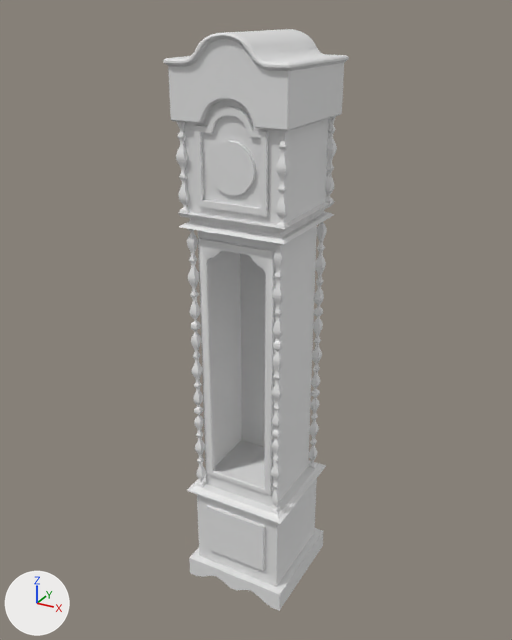
The FBX model _ART/Models/LivingRoom/SM_GrandfatherClock.fbx: old version first, new version second.
The view is the same before and after, from a camera (50 mm lens) standing at (1.2, -2.2, 2.27) and looking at (-0.02, 0.02, 1.16). The axes (+X, +Y, +Z) are drawn at lower left. The lights are the same throughout. Where no turn or scale is listed for an object, it has been applied to the vertices. Vertices at the same position are counted once.

In view in the first picture: 'SM_GrandFatherClock'.
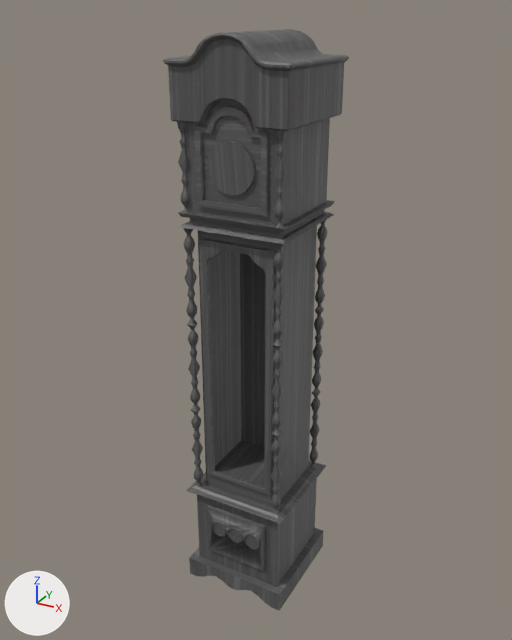
The change, as JSON lines over the scene's bpy script:
```json
{"op": "add", "block": "img_t_finewood_d_jpg", "code": ["img_t_finewood_d_jpg = load_image('T_FineWood_D.jpg', '../../Textures/T_FineWood/T_FineWood_D.png', 2048, 2048, 'sRGB')"]}
{"op": "add", "block": "mat_wood", "code": ["mat_wood = principled_material('Wood')", "mat_wood.texture = img_t_finewood_d_jpg"]}
{"block": "me_cube_001", "where": "# used by ob_sm_grandfatherclock; location = (0.0, -0.006, 1.248)"}
{"op": "remove", "block": "me_cube_001", "code": "me_cube_001.from_pydata(...)  # 21098 vertices, 20900 faces; spans x -0.23..0.23, y -0.22..0.23, z -1.25..0.96"}
{"op": "add", "block": "me_cube_001", "code": "me_cube_001.from_pydata(...)  # 2662 vertices, 2591 faces; spans x -0.23..0.23, y -0.22..0.23, z -1.25..0.96"}
{"block": "me_cube_001", "change": "me_cube_001 part 1: 30 loose pieces with 17280 vertices, spanning x -0.21..0.21, y -0.2..0.21, z -0.79..0.76, are deleted"}
{"block": "me_cube_001", "change": "me_cube_001 part 2: 4 vertices moved within x -0.2..0.2, y 0.21, z 0.68; 1152 vertices removed from x -0.21..0.21, y 0.17..0.21, z 0.56..0.76"}
{"block": "me_cube_001", "change": "me_cube_001 part 3: 4 vertices removed from x -0.13..0.13, y -0.2, z -1.09..-0.87"}
{"block": "me_cube_001", "change": "me_cube_001 part 4: 2575 faces spanning x -0.23..0.23, y -0.22..0.23, z -1.25..0.96 switch from no material to mat_wood (picture img_t_finewood_d_jpg)"}
{"op": "add", "block": "me_nurbspath_007", "code": ["me_nurbspath_007 = bpy.data.meshes.new('NurbsPath.007')", "me_nurbspath_007.from_pydata(...)  # 92 vertices, 88 faces; spans x -0.017..0.017, y -0.017..0.017, z -0.184..0.184", "me_nurbspath_007.materials.append(mat_wood)  # picture img_t_finewood_d_jpg"]}
{"op": "add", "block": "me_nurbspath_003", "code": ["me_nurbspath_003 = bpy.data.meshes.new('NurbsPath.003')", "me_nurbspath_003.from_pydata(...)  # 268 vertices, 264 faces; spans x -0.017..0.017, y -0.017..0.017, z -0.922..0.184", "me_nurbspath_003.materials.append(mat_wood)  # picture img_t_finewood_d_jpg"]}
{"op": "add", "block": "me_cube_004", "code": ["me_cube_004 = bpy.data.meshes.new('Cube.004')", "me_cube_004.from_pydata(...)  # 107 vertices, 103 faces; spans x -0.134..0.134, y -0.196..-0.166, z -1.092..-0.87", "me_cube_004.materials.append(mat_wood)  # picture img_t_finewood_d_jpg"]}
{"op": "add", "block": "ob_nurbspath_010", "code": ["ob_nurbspath_010 = bpy.data.objects.new('NurbsPath.010', me_nurbspath_007)", "ob_nurbspath_010.location = (-0.187, -0.181, 1.794)"]}
{"op": "add", "block": "ob_nurbspath_008", "code": ["ob_nurbspath_008 = bpy.data.objects.new('NurbsPath.008', me_nurbspath_003)", "ob_nurbspath_008.location = (0.178, 0.172, 1.373)"]}
{"op": "add", "block": "ob_sm_grandfatherclock_001", "code": ["ob_sm_grandfatherclock_001 = bpy.data.objects.new('SM_GrandFatherClock.001', me_cube_004)", "ob_sm_grandfatherclock_001.location = (0.0, -0.006, 1.248)"]}
{"op": "add", "block": "ob_nurbspath_002", "code": ["ob_nurbspath_002 = bpy.data.objects.new('NurbsPath.002', me_nurbspath_003.copy())", "ob_nurbspath_002.location = (0.178, -0.181, 1.373)"]}
{"op": "add", "block": "ob_nurbspath_001", "code": ["ob_nurbspath_001 = bpy.data.objects.new('NurbsPath.001', me_nurbspath_007.copy())", "ob_nurbspath_001.location = (0.178, -0.181, 1.794)"]}
{"op": "add", "block": "ob_nurbspath_007", "code": ["ob_nurbspath_007 = bpy.data.objects.new('NurbsPath.007', me_nurbspath_003.copy())", "ob_nurbspath_007.location = (-0.182, -0.181, 1.373)"]}
```

Boxes [x1, y1, x2, y2] around the edits, measured in the pictures (512 x 640 px):
```json
{"object": "SM_GrandFatherClock.001", "change": "added", "after": [207, 505, 265, 571]}
{"object": "NurbsPath.002", "change": "added", "after": [271, 243, 285, 515]}
{"object": "NurbsPath.007", "change": "added", "after": [183, 228, 203, 487]}
{"object": "NurbsPath.008", "change": "added", "after": [309, 219, 327, 468], "on screen": "black"}
{"object": "NurbsPath.001", "change": "added", "after": [274, 130, 287, 227]}
{"object": "NurbsPath.010", "change": "added", "after": [177, 122, 190, 213]}
{"part": 1, "of": "me_cube_001", "change": "deleted", "before": [176, 122, 337, 514]}
{"part": 2, "of": "me_cube_001", "change": "cut back", "before": [327, 116, 337, 150]}
{"part": 3, "of": "me_cube_001", "change": "deleted", "before": [207, 505, 265, 571]}
{"part": 4, "of": "me_cube_001", "change": "recoloured", "before": [163, 29, 349, 611], "after": [163, 29, 349, 611]}
```
